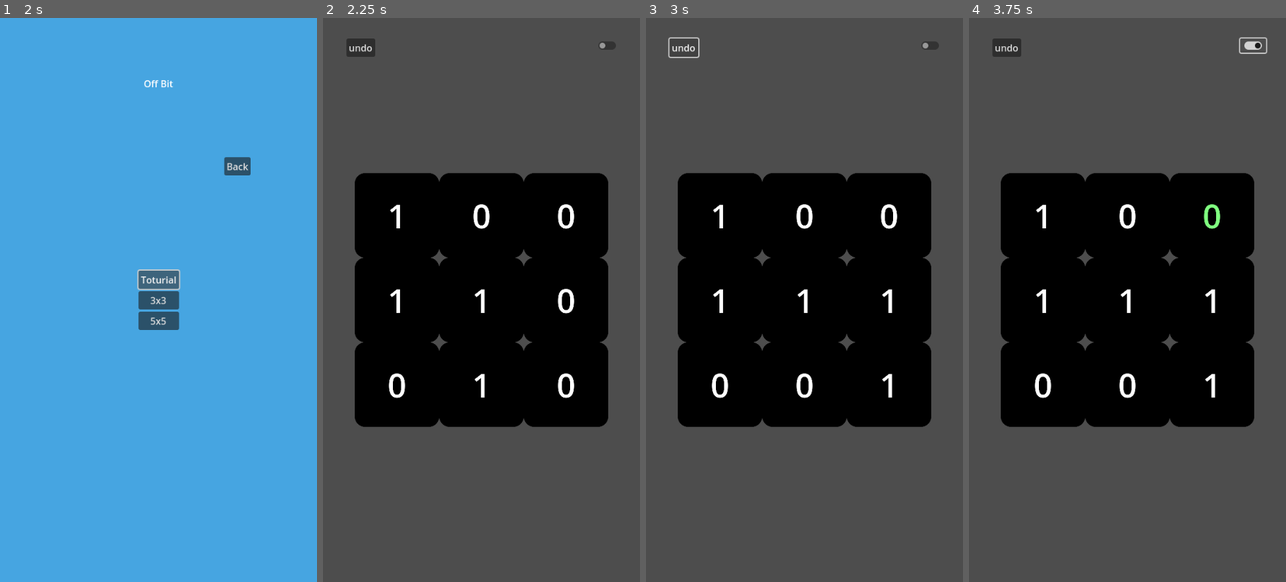
Above: before the commit, frames 1-4 (left to right).
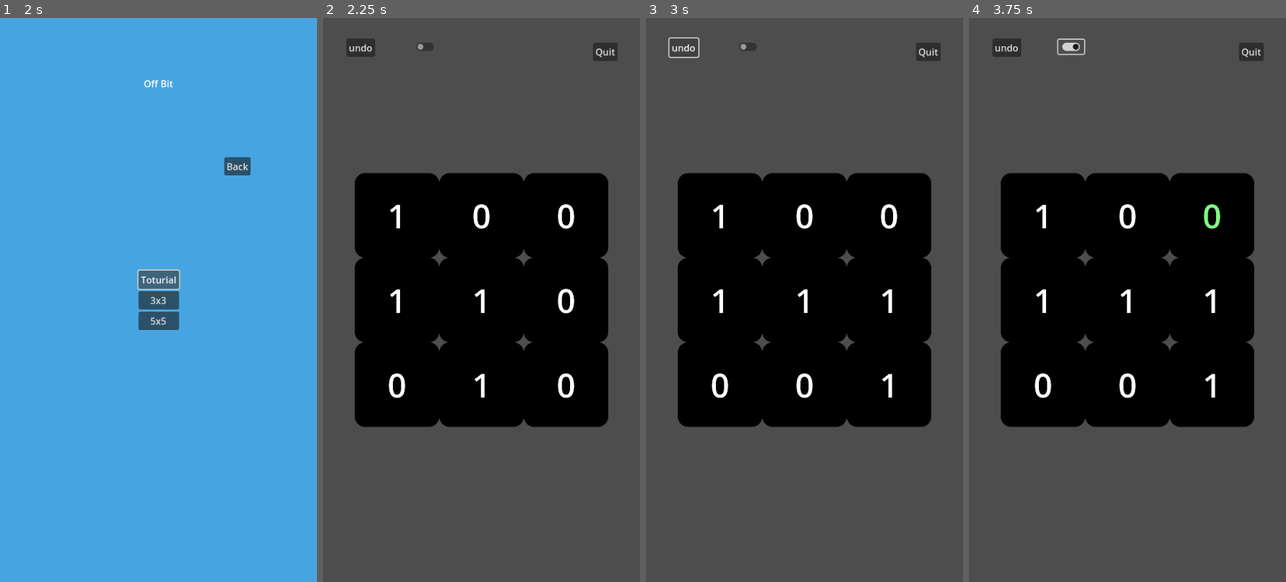
Above: after the commit, the same moments.

Repository: SytonK/off-bit
Game: Godot game, scene res://scenes/UI/menus/main menu/main_menu.tscn
Same seed, same stepped clock (60 frames per second), same inputs: the game is played once before the commit and once after it.
Inputs (mouse positions are in pixels of both pictures, inside the frame that each line leads up to; where the layout moved, square brackets give the same spot in the first picture):
- Up to frame 1 (2 s): click "Base mode" at 0.5 s; click "Toturial" at 1.25 s
- Up to frame 2 (2.25 s): click "3x3" at 2 s
- Up to frame 3 (3 s): click "undo" at 2.75 s
- Up to frame 4 (3.75 s): click (1070, 46) [1254, 46] at 3.5 s

Frame 1 is identical in both runs. In frame 2, 0.2% of the frame differs, in the area x 29-93%, y 4-8%; in frame 3, 0.2%; in frame 4, 0.4%, in the area x 27-95%, y 3-8%.

Commit message:
feat/add quit menu

Diff:
--- /dev/null
+++ b/scenes/UI/menus/quit menu/quit_menu.tscn
@@ -0,0 +1,38 @@
+[gd_scene load_steps=2 format=3 uid="uid://bdn7ldgjmcwyi"]
+
+[ext_resource type="Script" uid="uid://drwijpo7uunjs" path="res://scripts/UI/menus/quit menu/quit_menu.gd" id="1_0156q"]
+
+[node name="QuitMenu" type="CanvasLayer"]
+script = ExtResource("1_0156q")
+
+[node name="ColorRect" type="ColorRect" parent="."]
+anchors_preset = 15
+anchor_right = 1.0
+anchor_bottom = 1.0
+grow_horizontal = 2
+grow_vertical = 2
+color = Color(0.784314, 0.784314, 0.784314, 0.588235)
+
+[node name="VBoxContainer" type="VBoxContainer" parent="."]
+anchors_preset = 8
+anchor_left = 0.5
+anchor_top = 0.5
+anchor_right = 0.5
+anchor_bottom = 0.5
+offset_left = -20.0
+offset_top = -20.0
+offset_right = 20.0
+offset_bottom = 20.0
+grow_horizontal = 2
+grow_vertical = 2
+
+[node name="ResumeButton" type="Button" parent="VBoxContainer"]
+layout_mode = 2
+text = "Resume"
+
+[node name="MainMenuButton" type="Button" parent="VBoxContainer"]
+layout_mode = 2
+text = "Main Menu"
+
+[connection signal="pressed" from="VBoxContainer/ResumeButton" to="." method="_on_resume_button_pressed"]
+[connection signal="pressed" from="VBoxContainer/MainMenuButton" to="." method="_on_main_menu_button_pressed"]
--- a/scenes/game/game.tscn
+++ b/scenes/game/game.tscn
@@ -1,9 +1,10 @@
-[gd_scene load_steps=5 format=3 uid="uid://c34b4psq5br4g"]
+[gd_scene load_steps=6 format=3 uid="uid://c34b4psq5br4g"]
 
 [ext_resource type="Script" uid="uid://bduq2gvjwcmfs" path="res://scripts/GameManager/game.gd" id="1_sul5r"]
 [ext_resource type="PackedScene" uid="uid://bdmbbe0nwcofr" path="res://scenes/UI/menus/win menu/win_menu.tscn" id="2_7h61r"]
 [ext_resource type="PackedScene" uid="uid://7a5agccxrnmc" path="res://scenes/UI/undo/undo.tscn" id="3_0sr1o"]
 [ext_resource type="PackedScene" uid="uid://d3hmeoeneou1r" path="res://scenes/UI/hint/hint.tscn" id="3_kelw5"]
+[ext_resource type="PackedScene" uid="uid://bdn7ldgjmcwyi" path="res://scenes/UI/menus/quit menu/quit_menu.tscn" id="5_lfrn8"]
 
 [node name="Game" type="Node2D"]
 script = ExtResource("1_sul5r")
@@ -17,10 +18,26 @@
 offset_bottom = 66.0
 
 [node name="Hint" parent="CanvasLayer" instance=ExtResource("3_kelw5")]
-offset_left = 462.0
-offset_top = 35.0
-offset_right = 506.0
-offset_bottom = 59.0
+offset_left = 152.0
+offset_top = 37.0
+offset_right = 196.0
+offset_bottom = 61.0
+
+[node name="QuitMenuButton" type="Button" parent="CanvasLayer"]
+anchors_preset = 1
+anchor_left = 1.0
+anchor_right = 1.0
+offset_left = -80.0
+offset_top = 42.0
+offset_right = -38.0
+offset_bottom = 73.0
+grow_horizontal = 0
+text = "Quit"
 
 [node name="WinMenu" parent="." instance=ExtResource("2_7h61r")]
 visible = false
+
+[node name="QuitMenu" parent="." instance=ExtResource("5_lfrn8")]
+visible = false
+
+[connection signal="pressed" from="CanvasLayer/QuitMenuButton" to="." method="_on_quit_menu_button_pressed"]
--- a/scripts/GameManager/game.gd
+++ b/scripts/GameManager/game.gd
@@ -6,6 +6,7 @@
 @onready var win_menu: CanvasLayer = $WinMenu
 @onready var undo: Undo = $CanvasLayer/Undo
 @onready var hint: Hint = $CanvasLayer/Hint
+@onready var quit_menu: CanvasLayer = $QuitMenu
 
 var grid: Grid
 
@@ -28,3 +29,7 @@
 
 func _on_win() -> void:
 	win_menu.visible = true
+
+
+func _on_quit_menu_button_pressed() -> void:
+	quit_menu.visible = true
--- /dev/null
+++ b/scripts/UI/menus/quit menu/quit_menu.gd
@@ -0,0 +1,10 @@
+extends CanvasLayer
+
+const MAIN_MENU_SCENE_PATH = "res://scenes/UI/menus/main menu/main_menu.tscn"
+
+func _on_resume_button_pressed() -> void:
+	visible = false
+
+
+func _on_main_menu_button_pressed() -> void:
+	get_tree().change_scene_to_file(MAIN_MENU_SCENE_PATH)
Not shown, added: scripts/UI/menus/quit menu/quit_menu.gd.uid
